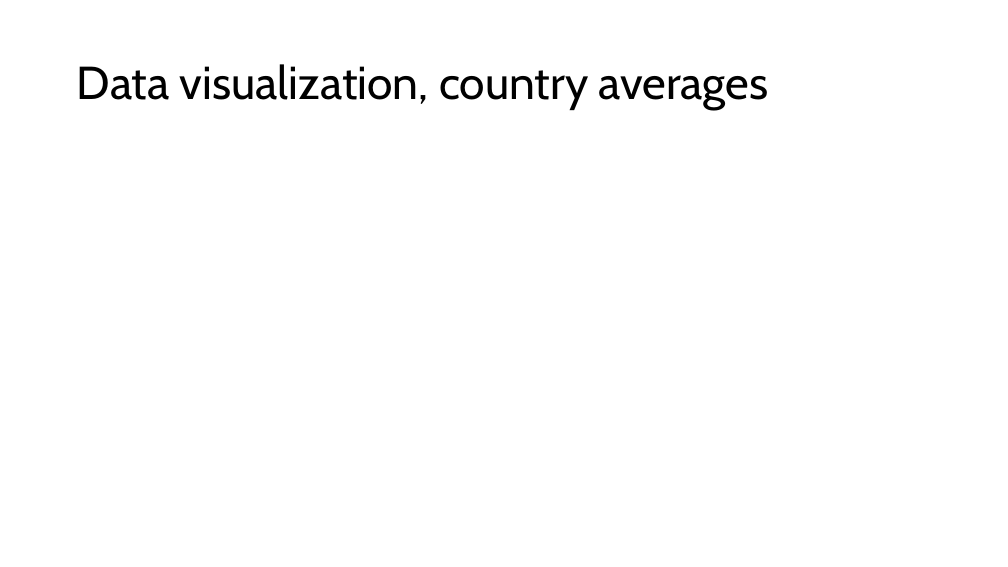
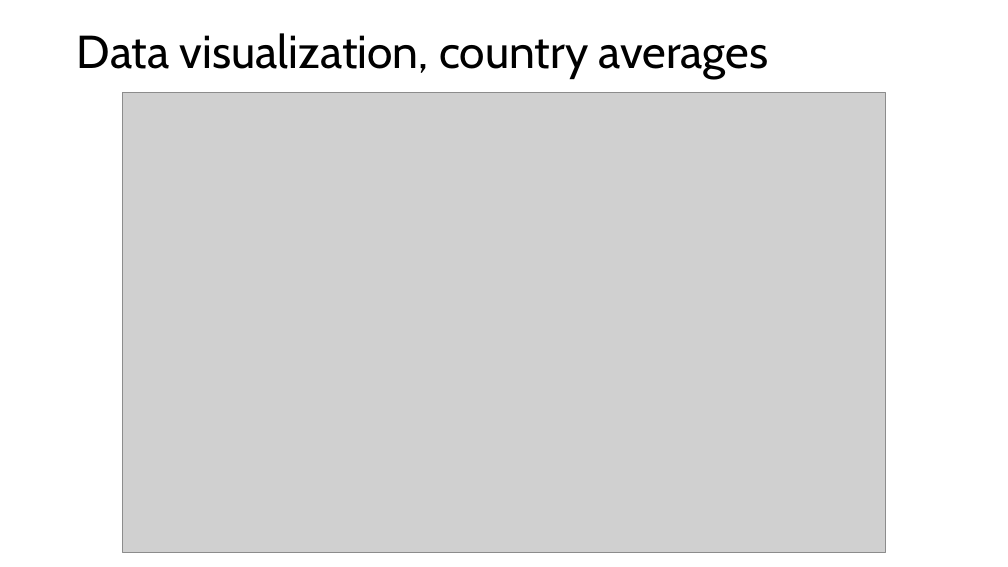
Before and after one commit to JakobFugl/scrandle_ml_project, a slide deck: slide 5 of power_point_folder/power_point_project.pptx. Drawn at 1008x567 pixels with LibreOffice and Linux fonts; fonts in the diff are those of the drawing; grey boxes stand for pictures. Boxes give left, top, right and bottom in pixels: in the first picture for what was removed or moved away, otherwise in the second. Text is boxed around its words. In the diff, an @@ line names an element or a change of style, - is before the commit and + after.

```diff
--- a/power_point_folder/power_point_project.pptx
+++ b/power_point_folder/power_point_project.pptx
@@ title "Data visualization, country averages": place and size @@
-title "Data visualization, country averages" at (77,64,769,110)
+title "Data visualization, country averages" at (77,33,769,79)
@@ picture added at (123,93,885,553) @@
```
Also in this commit, not shown: 1 other slide changed, 2 slides added, 3 other files.
